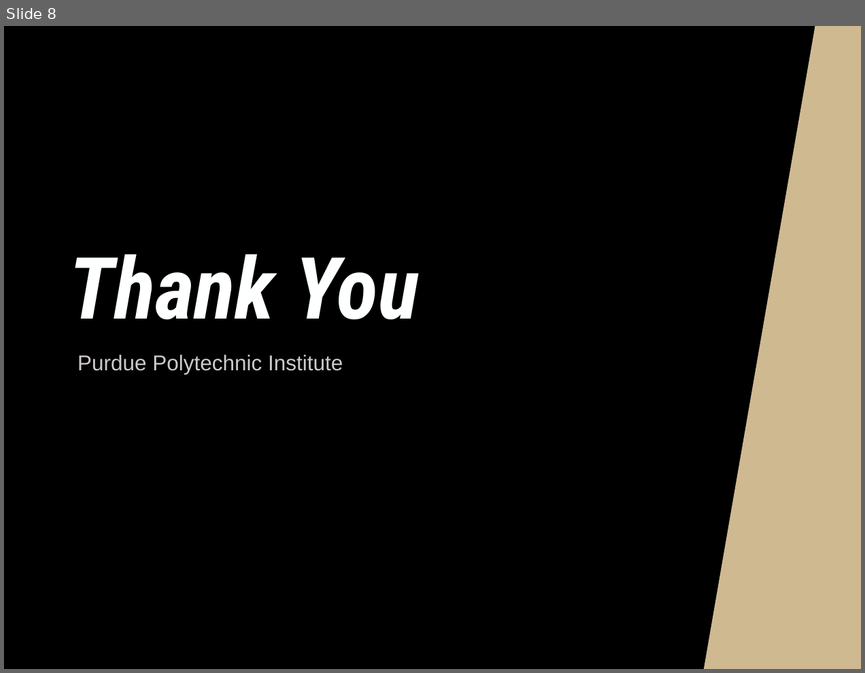
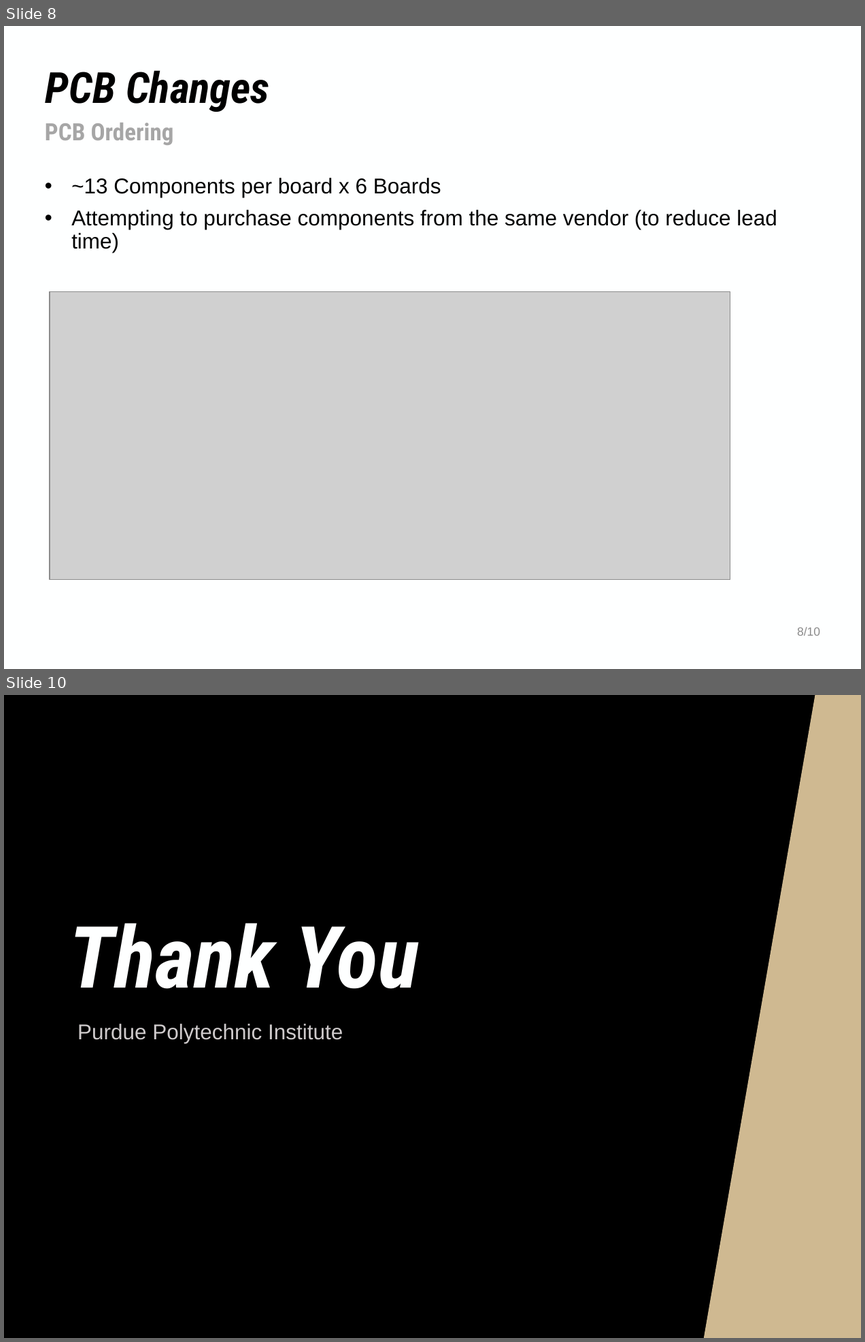
Before and after one commit to NHuang58/Biomedical_Device_PCB, a slide deck: Documentation/Slides/Week_19.pptx. Shown one above the other, each under a label of ours: slide 8 before the commit, slides 8 and 10 after it; the slides between them are not shown. The pictures are 865x673 and 865x1342 pixels, drawn with LibreOffice and Linux fonts; fonts in the diff are those of the drawing; grey boxes stand for pictures; background and template pictures are left out. Boxes give left, top, right and bottom in pixels: in the first picture for what was removed or moved away, otherwise in the second. Text is boxed around its words. In the diff, an @@ line names an element or a change of style, - is before the commit and + after.

```diff
--- a/Documentation/Slides/Week_19.pptx
+++ b/Documentation/Slides/Week_19.pptx
@@ slide 8 added at [4, 26, 861, 669], background #FEFFFF @@
@@ title added at [45, 70, 269, 112], 36 pt, text #000000, bold, italic @@
+PCB Changes
@@ text added at [45, 123, 174, 145], 20 pt, text #A6A6A6, bold @@
+PCB Ordering
@@ text added at [71, 178, 777, 252], 18 pt, text #000000 @@
+• ~13 Components per board x 6 Boards
+• Attempting to purchase components from the same vendor (to reduce lead time)
@@ picture added at [50, 292, 730, 580] @@
@@ text added at [797, 626, 820, 635], 10 pt, text #8C8C8C @@
+8/10
@@ what was slide 8 is now slide 10 @@
```
Also in this commit, not shown: 6 slides changed, 1 other slide added, 7 other files.
